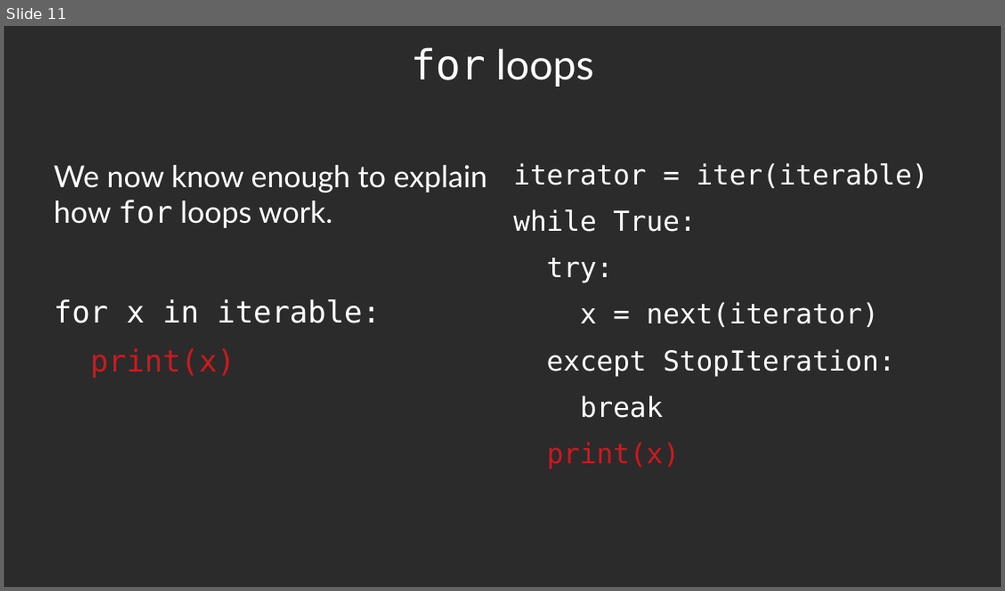
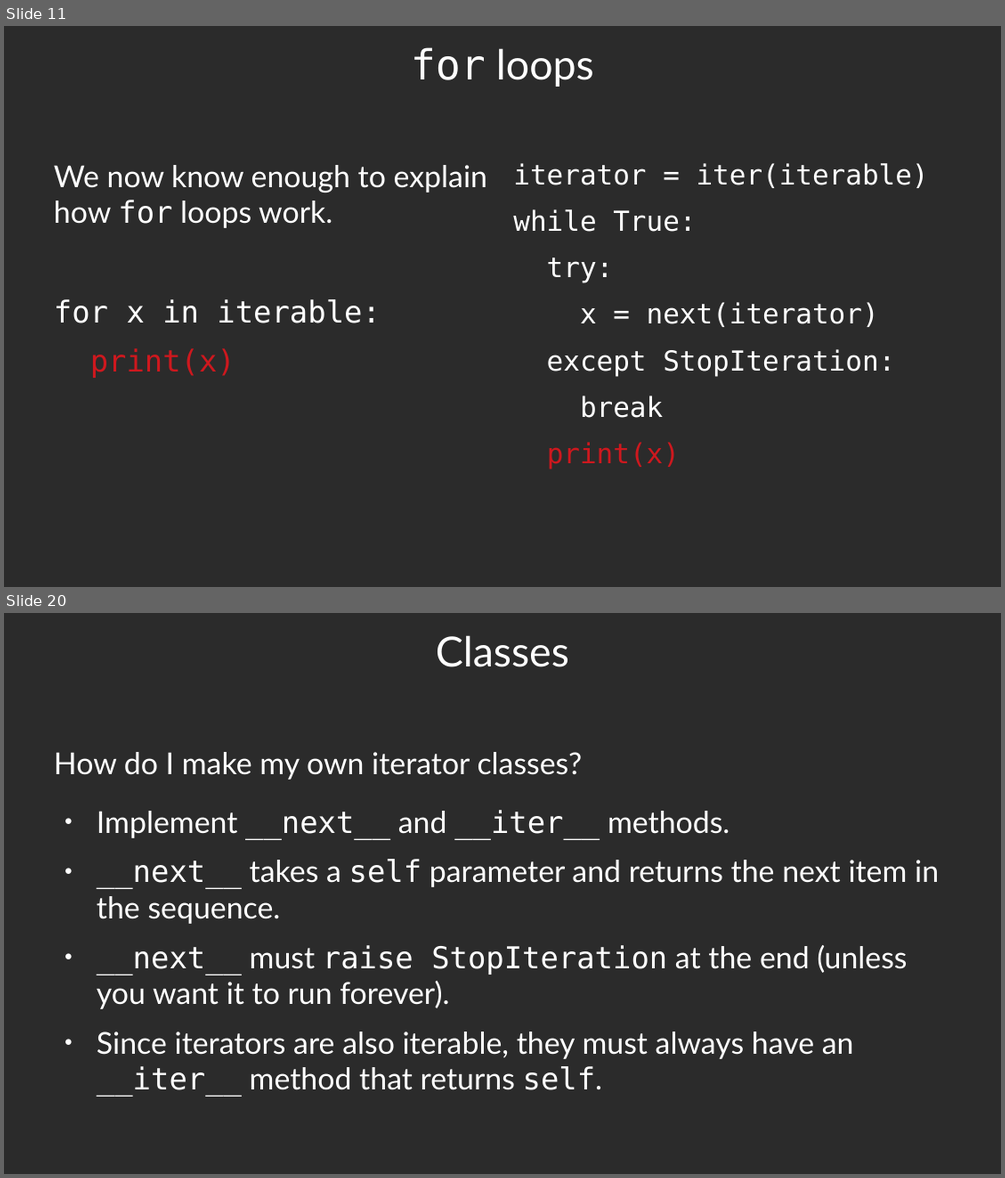
Before and after one commit to luther9/iterator-slides, a slide deck: iterators.odp. Shown one above the other, each under a label of ours: slide 11 before the commit, slides 11 and 20 after it; the slides between them are not shown. The pictures are 1005x591 and 1005x1178 pixels, drawn with LibreOffice and Linux fonts; fonts in the diff are those of the drawing; background and template pictures are left out; a plain dark background stands for a picture behind light text. Boxes give left, top, right and bottom in pixels: in the first picture for what was removed or moved away, otherwise in the second. Text is boxed around its words. In the diff, an @@ line names an element or a change of style, - is before the commit and + after.

```diff
--- a/iterators.odp
+++ b/iterators.odp
@@ slide 20 added at (x1=4, y1=613, x2=1001, y2=1174), background picture (left out) @@
@@ title added at (x1=436, y1=635, x2=569, y2=667), 33 pt, text #FFFFFF @@
+Classes
@@ text added at (x1=54, y1=752, x2=582, y2=779), 24 pt, text #FFFFFF @@
+How do I make my own iterator classes?
@@ text added at (x1=97, y1=810, x2=938, y2=1095), 24 pt, text #FFFFFF @@
+● Implement __next__ and __iter__ methods.
+● __next__ takes a self parameter and returns the next item in the sequence.
+● __next__ must raise StopIteration at the end (unless you want it to run forever).
+● Since iterators are also iterable, they must always have an __iter__ method that returns self.
```
Also in this commit, not shown: 8 other slides added, 1 other file.
